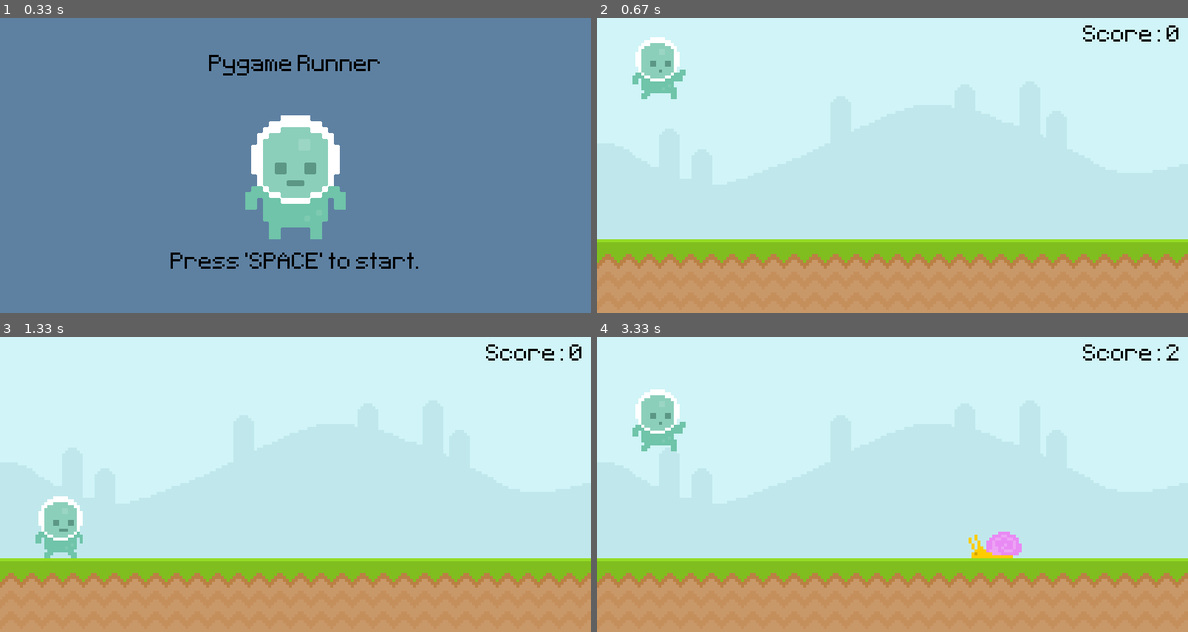
Above: before the commit, frames 1-4 (two rows, left to right).
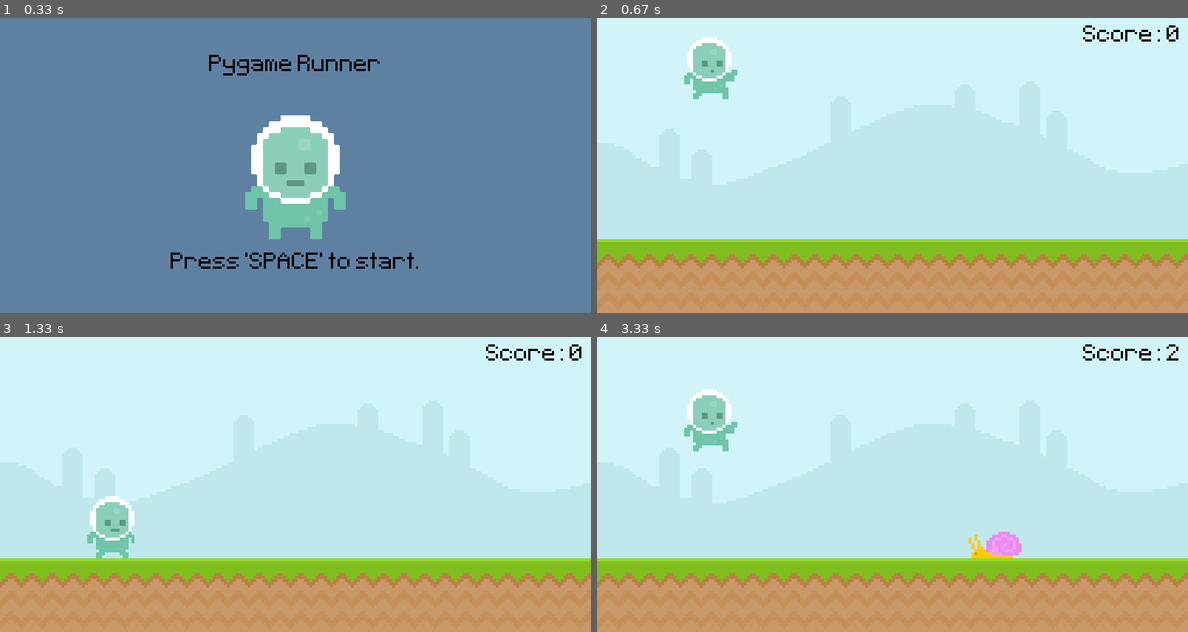
Above: after the commit, the same moments.

Repository: Zain-Khoso/pygame-runner
Game: pygame game, started from main.py
Two runs of this game, one before a commit and one after it. Both use one fixed random seed, a clock stepped at 60 frames per second and the inputs below.
Inputs:
- Up to frame 1 (0.33 s): no input
- Up to frame 2 (0.67 s): tap Space at 0.33 s
- Up to frame 3 (1.33 s): no input
- Up to frame 4 (3.33 s): tap Space at 3.17 s

Frame 1 is identical in both runs. In frame 2, 2.6% of the frame differs, in the area x 6-24%, y 6-28%; in frame 3, 2.5%; in frame 4, 2.6%.

Commit message:
fix: Player class

Diff:
--- a/code/player.py
+++ b/code/player.py
@@ -7,20 +7,22 @@
     def __init__(self):
         super().__init__()
 
+        # Loading assets.
+        self.frames = [
+            pygame.image.load("assets/player/walk_1.png").convert_alpha(),
+            pygame.image.load("assets/player/walk_2.png").convert_alpha(),
+        ]
+        self.jump_frame = pygame.image.load("assets/player/jump.png").convert_alpha()
+        self.jump_sound = pygame.mixer.Sound("assets/player/jump.mp3")
+
+        # States
+        self.jump_sound.set_volume(0.5)
         self.gravity = 0
         self.frame = 0
+        self.image = self.frames[self.frame]
+        self.rect = self.image.get_rect(midbottom=(150, 300))
 
-        frame_1 = pygame.image.load("assets/player/walk_1.png").convert_alpha()
-        frame_2 = pygame.image.load("assets/player/walk_2.png").convert_alpha()
-        self.jump_frame = pygame.image.load("assets/player/jump.png").convert_alpha()
-        self.jump_sound = pygame.mixer.Sound("assets/player/jump.mp3")
-        self.jump_sound.set_volume(0.5)
-
-        self.frames = [frame_1, frame_2]
-        self.image = self.frames[self.frame]
-        self.rect = self.image.get_rect(midbottom=(80, 300))
-
-    def player_input(self):
+    def handle_input(self):
         keys = pygame.key.get_pressed()
 
         if keys[pygame.K_SPACE] and self.rect.bottom == 300:
@@ -46,6 +48,6 @@
             self.image = self.frames[int(self.frame)]
 
     def update(self):
-        self.player_input()
+        self.handle_input()
         self.apply_gravity()
         self.animate()
